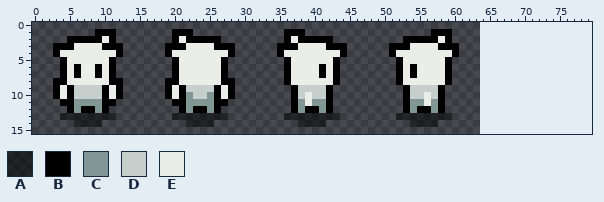
Edited in one commit: sprite sheet (static/textures/worker.png). The picture above was drawn from the file before the commit.
The file is 64x16 pixels. The old version is drawn lined up with the new one, on the new canvas.
Palette (. is transparent): A #00000080  B #000000  C #819796  D #c7cfcc  E #ebede9
New version:
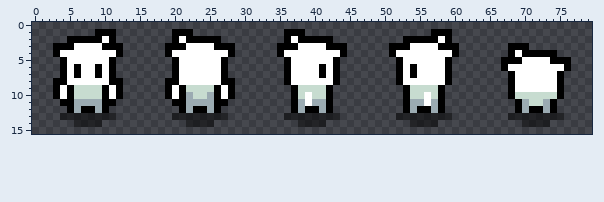
Author's note on the commit: better worker animation
What changed:
canvas 64x16 -> 80x16
Colour C changes from #819796 to #9babb2.
Colour D changes from #c7cfcc to #c7dcd0.
Colour E changes from #ebede9 to #ffffff.
The author put colour A in row 13 at x 68 to 75; in row 14 at x 70 to 73.
The author put colour B in row 3 at x 68 to 70; in row 4 at x 68 and 70 to 74; in row 5 at x 67 to 69 and 74 to 76; in row 6 at x 67 and 76; in rows 7 to 10 at x 68 and 75; in row 11 at x 69 and 74.
The author put colour B in row 12 at x 69, 71 to 72 and 74.
The author put colour C in rows 11 to 12 at x 70 and 73.
The author put colour D in row 10 at x 69 to 74; in row 11 at x 71 to 72.
The author put colour E in row 4 at x 69; in row 5 at x 70 to 73; in row 6 at x 68 to 75; in rows 7 to 9 at x 69 to 74.
Boxes around the changes in both pictures, in picture pixels (x1, y1, x2, y2):
changed: (60, 36, 116, 113)
changed: (172, 36, 228, 113)
changed: (284, 36, 340, 113)
changed: (396, 36, 452, 113)
added: (501, 43, 571, 127)
